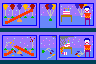
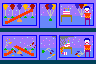
Revision of a layered w=96, h=64 image; what changed, layer by layer:
painted on "Background" over [6, 37, 36, 48]
